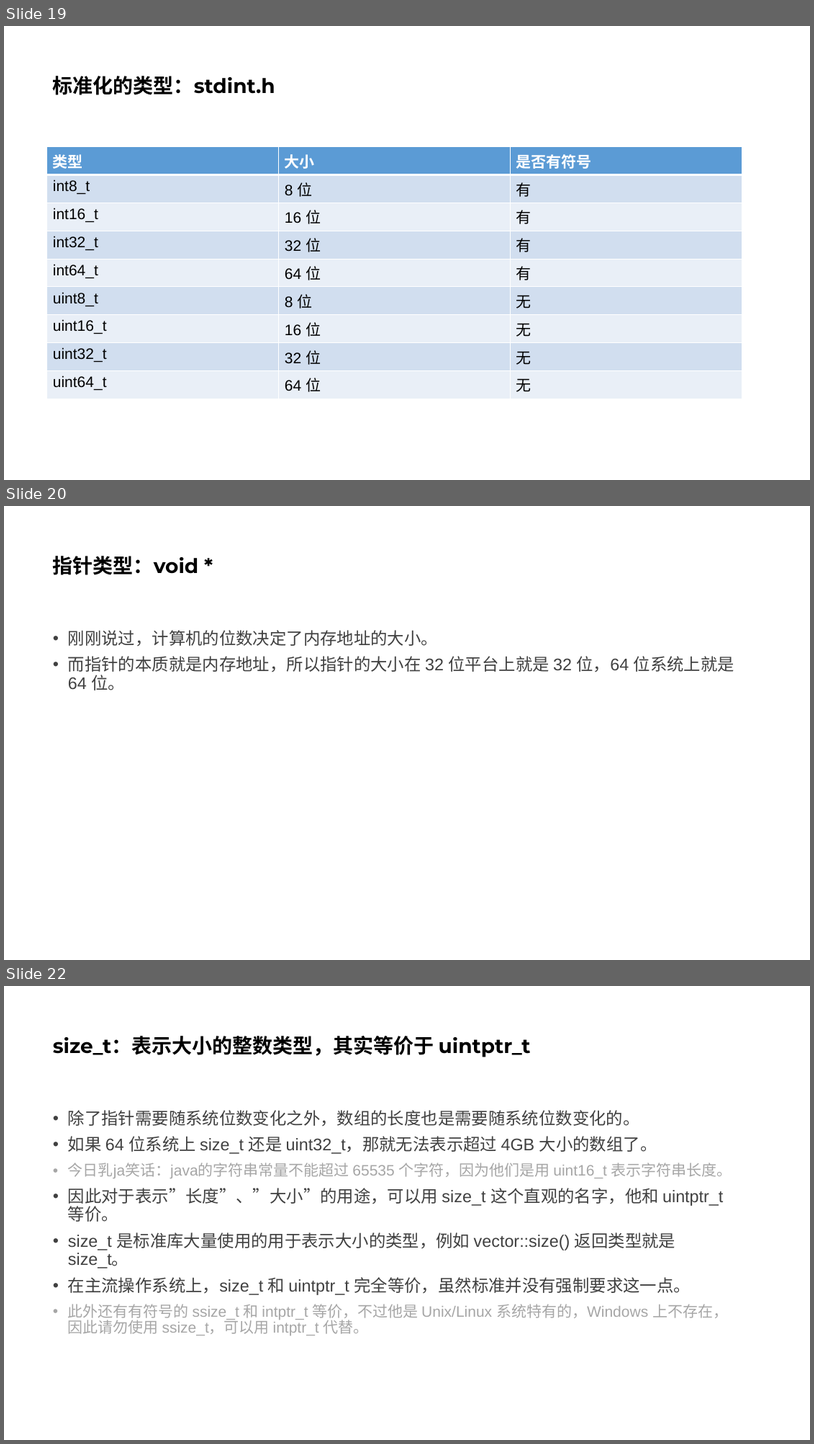
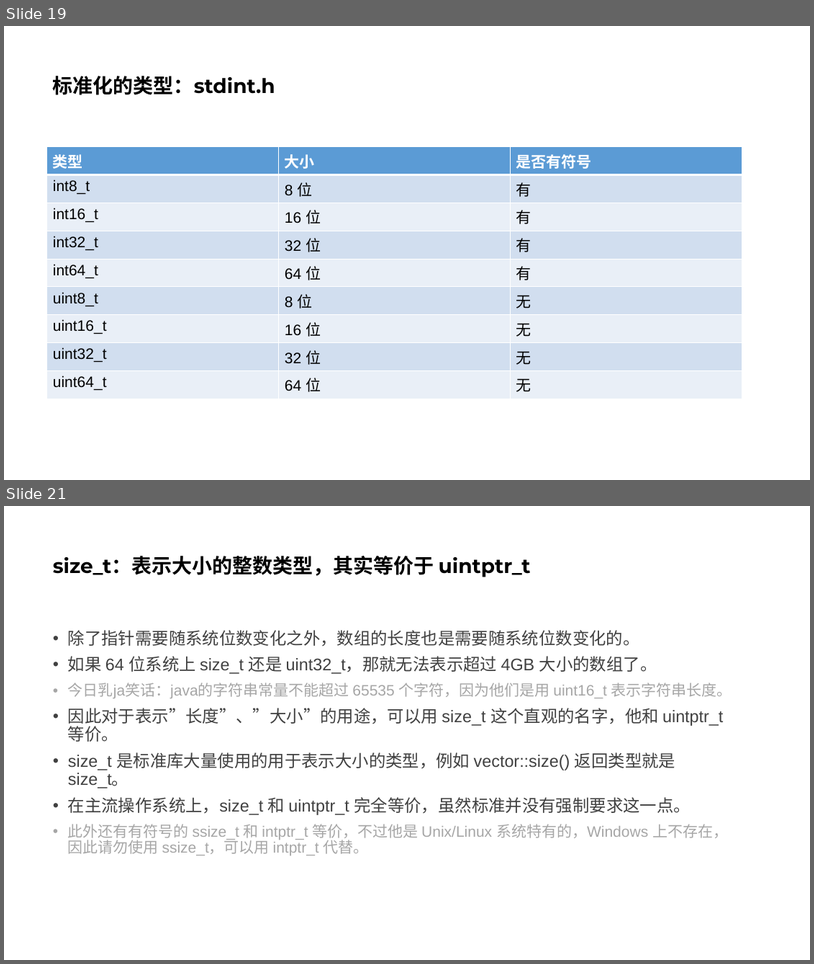
Before and after one commit to parallel101/course, a slide deck: 12/slides.pptx. Shown one above the other, each under a label of ours: slides 19, 20 and 22 before the commit, slides 19 and 21 after it; the slides between them are not shown. The pictures are 814x1444 and 814x964 pixels, drawn with LibreOffice and Linux fonts; fonts in the diff are those of the drawing. Boxes give left, top, right and bottom in pixels: in the first picture for what was removed or moved away, otherwise in the second. Text is boxed around its words. In the diff, an @@ line names an element or a change of style, - is before the commit and + after.

```diff
--- a/12/slides.pptx
+++ b/12/slides.pptx
@@ slide 20 removed at (x1=4, y1=506, x2=810, y2=960), background #FFFFFF @@
@@ title removed at (x1=53, y1=556, x2=198, y2=575) @@
-指针类型：void *
@@ text removed at (x1=68, y1=630, x2=735, y2=690) @@
-• 刚刚说过，计算机的位数决定了内存地址的大小。
-• 而指针的本质就是内存地址，所以指针的大小在 32 位平台上就是 32 位，64 位系统上就是 64 位。
@@ what was slide 22 is now slide 21 @@
```
Also in this commit, not shown: 1 slide changed, 10 slides added, 13 other files.
